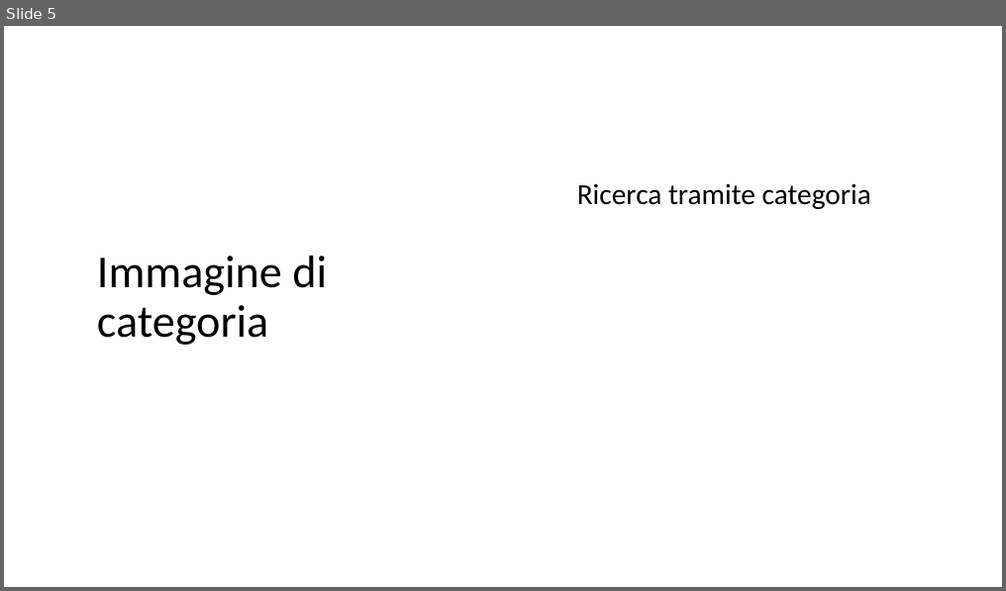
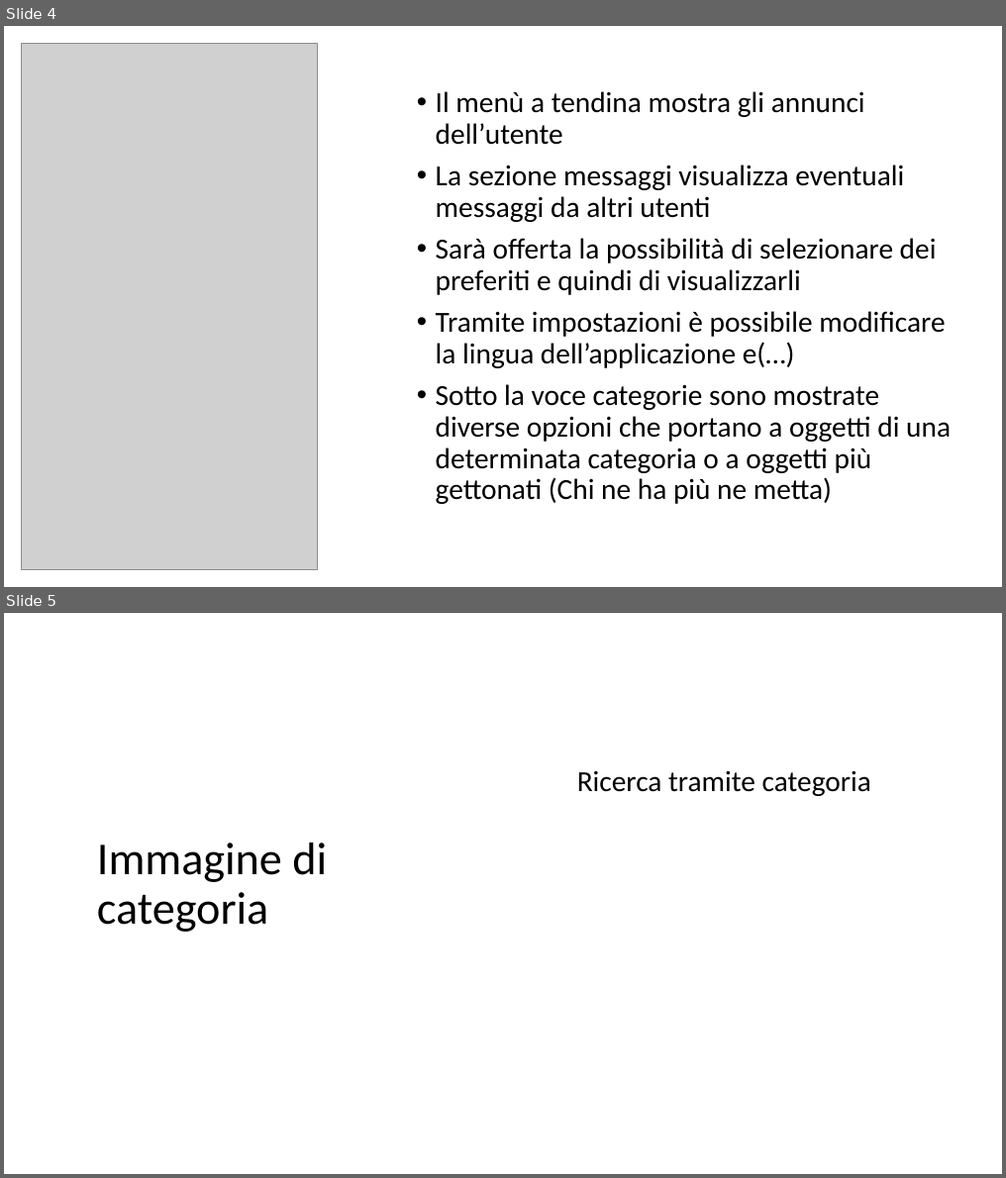
Before and after one commit to Dr-Dd/RentIT, a slide deck: mockup/presentazione.pptx. Shown one above the other, each under a label of ours: slide 5 before the commit, slides 4 and 5 after it. The pictures are 1006x591 and 1006x1178 pixels, drawn with LibreOffice and Linux fonts; fonts in the diff are those of the drawing; grey boxes stand for pictures. Boxes give left, top, right and bottom in pixels: in the first picture for what was removed or moved away, otherwise in the second. Text is boxed around its words. In the diff, an @@ line names an element or a change of style, - is before the commit and + after.

```diff
--- a/mockup/presentazione.pptx
+++ b/mockup/presentazione.pptx
@@ slide 4 added at bbox=[4, 26, 1002, 587], background #FFFFFF @@
@@ picture added at bbox=[21, 43, 317, 570] @@
@@ text added at bbox=[436, 91, 950, 504], 28 pt, text #000000 @@
+• Il menù a tendina mostra gli annunci dell’utente
+• La sezione messaggi visualizza eventuali messaggi da altri utenti
+• Sarà offerta la possibilità di selezionare dei preferiti e quindi di visualizzarli
+• Tramite impostazioni è possibile modificare la lingua dell’applicazione e(…)
+• Sotto la voce categorie sono mostrate diverse opzioni che portano a oggetti di una determinata categoria o a oggetti più gettonati (Chi ne ha più ne metta)
```
Also in this commit, not shown: 2 slides changed, 1 slide removed, 3 other files.
